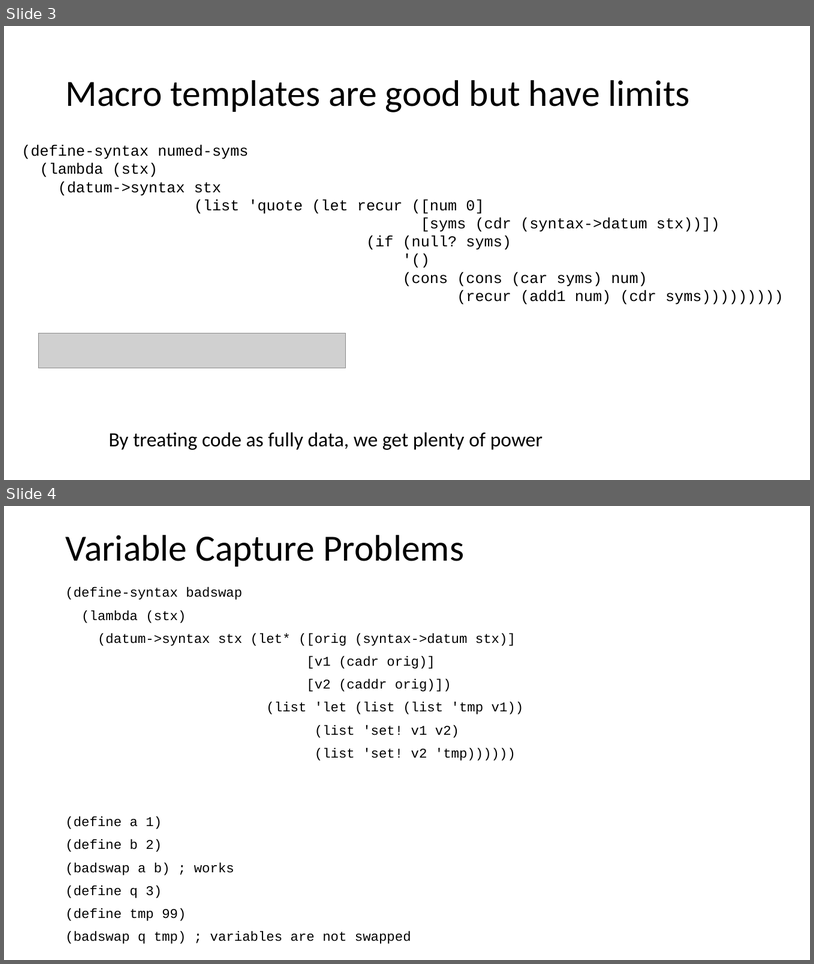
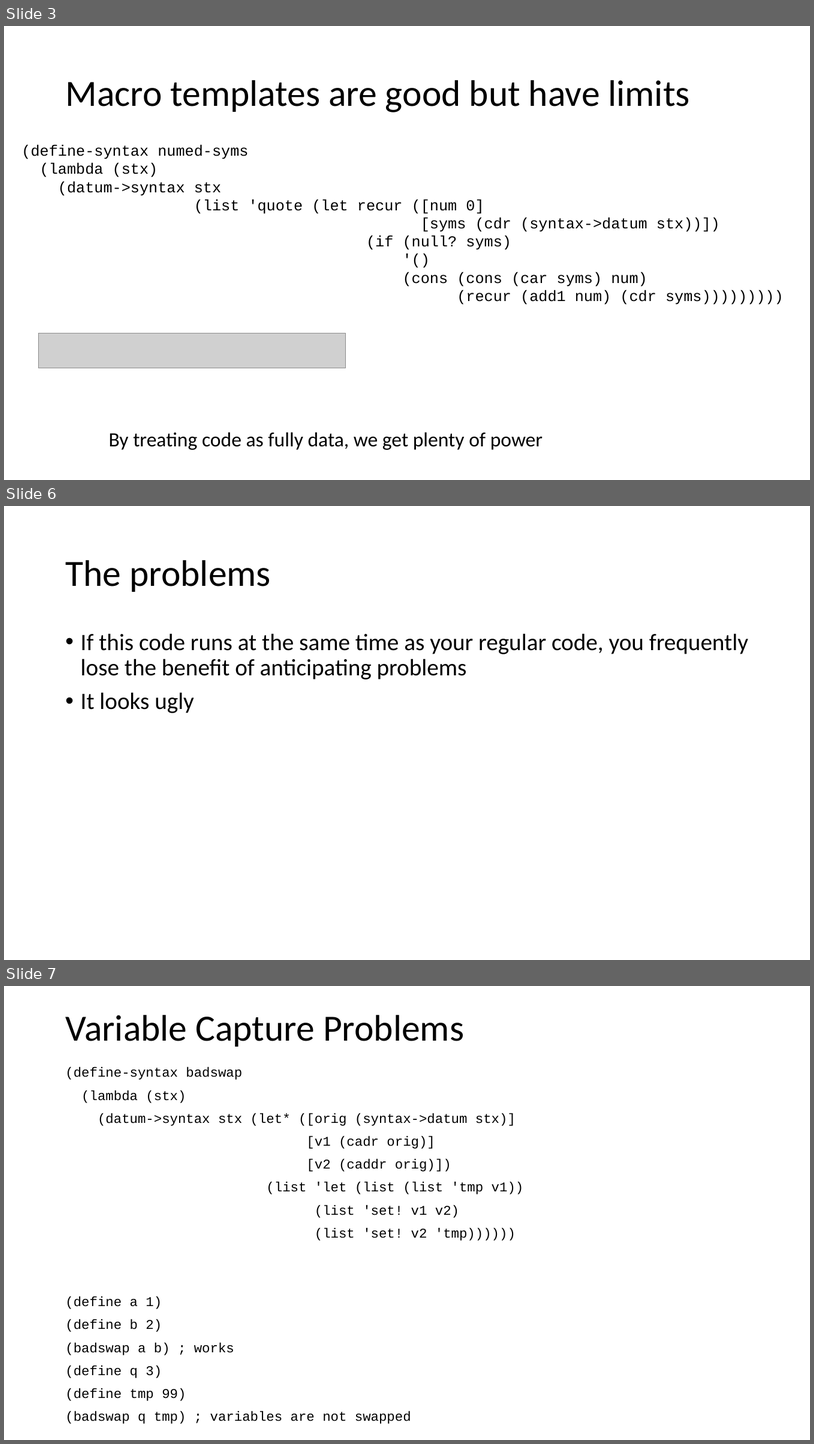
Before and after one commit to RHIT-CSSE/csse304, a slide deck: ClassMaterials/Macros3/Macros 2.pptx. Shown one above the other, each under a label of ours: slides 3 and 4 before the commit, slides 3, 6 and 7 after it; the slides between them are not shown. The pictures are 814x964 and 814x1444 pixels, drawn with LibreOffice and Linux fonts; fonts in the diff are those of the drawing; grey boxes stand for pictures. Boxes give left, top, right and bottom in pixels: in the first picture for what was removed or moved away, otherwise in the second. Text is boxed around its words. In the diff, an @@ line names an element or a change of style, - is before the commit and + after.

```diff
--- a/ClassMaterials/Macros3/Macros 2.pptx
+++ b/ClassMaterials/Macros3/Macros 2.pptx
@@ slide 6 added at [4,506,810,960], background #FFFFFF @@
@@ title added at [65,560,271,592], 44 pt, text #000000 @@
+The problems
@@ text added at [81,633,749,713], 28 pt, text #000000 @@
+• If this code runs at the same time as your regular code, you frequently lose the benefit of anticipating problems
+• It looks ugly
@@ what was slide 4 is now slide 7 @@
```
Also in this commit, not shown: 1 slide changed, 2 other slides added, 15 other files.
